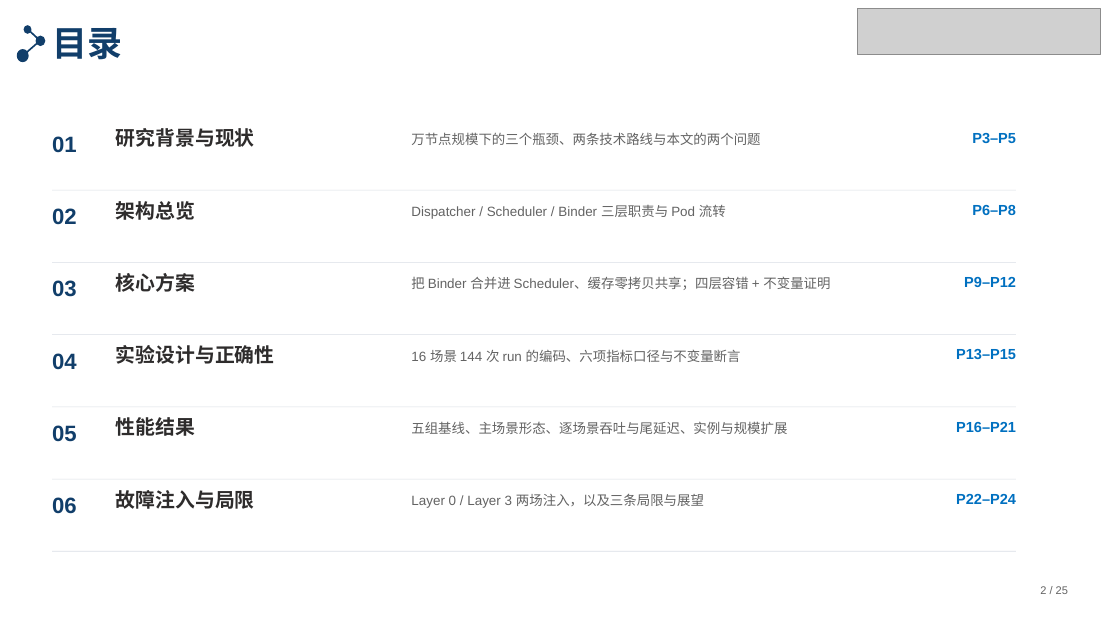
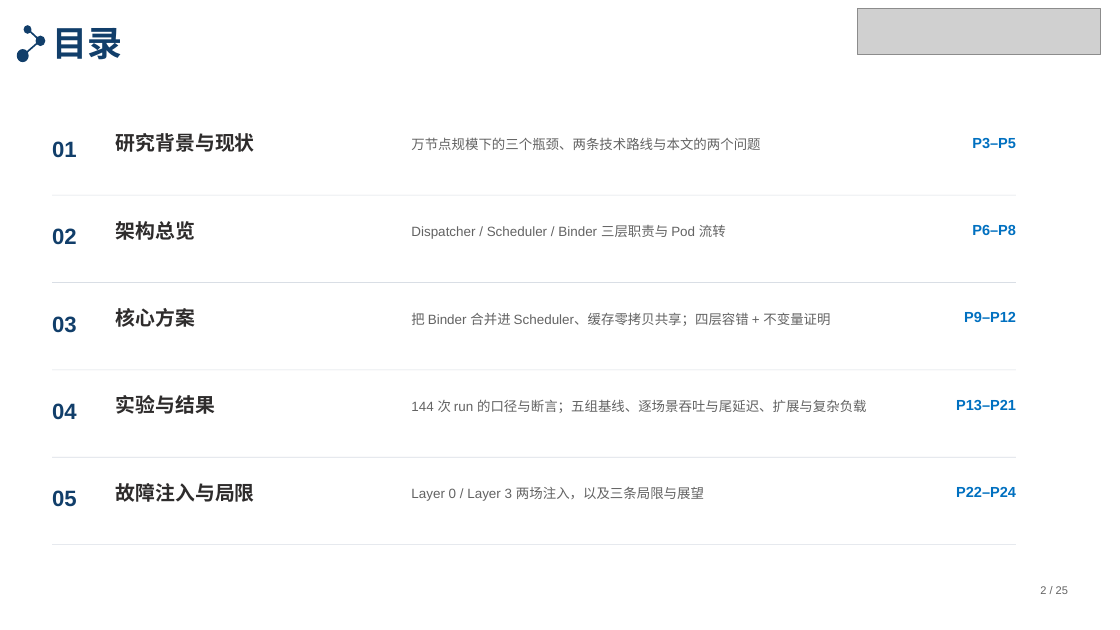
Before and after one commit to tengfei86/godel-scheduler, a slide deck: slide 2 of docs/thesis/defense/答辩PPT-北航模板版.pptx. Drawn at 1120x630 pixels with LibreOffice and Linux fonts; fonts in the diff are those of the drawing; grey boxes stand for pictures. Boxes give left, top, right and bottom in pixels: in the first picture for what was removed or moved away, otherwise in the second. Text is boxed around its words. In the diff, an @@ line names an element or a change of style, - is before the commit and + after.

Commit message:
feat(thesis): 目录第 04、05 项合并为「实验与结果」，目录由六条变五条
- 合并原 04「实验设计与正确性」（P13–P15）与 05「性能结果」（P16–P21）
  为 04「实验与结果」（P13–P21）
- 描述合并为：「144 次 run 的口径与断言；五组基线、逐场景吞吐与尾延迟、扩展与复杂负载」
- 原 06「故障注入与局限」顺延为 05
- 行距 0.86 → 1.04、起点 1.56，五行均匀铺满版心（末条分割线 6.54 in）
- 目录讲稿未变，全篇 4 797 字 ≈ 20.0 分钟

```diff
--- a/docs/thesis/defense/答辩PPT-北航模板版.pptx
+++ b/docs/thesis/defense/答辩PPT-北航模板版.pptx
@@ 4 texts moved together from (x1=52, y1=128, x2=1016, y2=153) to (x1=52, y1=133, x2=1016, y2=158) @@
@@ 4 texts, 1 rectangle moved together from (x1=52, y1=201, x2=1016, y2=263) to (x1=52, y1=221, x2=1016, y2=283) @@
@@ 4 texts, 1 rectangle moved together from (x1=52, y1=273, x2=1016, y2=335) to (x1=52, y1=308, x2=1016, y2=370) @@
@@ text "04" moved from (x1=52, y1=353, x2=77, y2=370) to (x1=52, y1=403, x2=77, y2=420) @@
@@ text at (x1=116, y1=395, x2=215, y2=414): text changed @@
-实验设计与正确性
+实验与结果
@@ text removed at (x1=116, y1=417, x2=195, y2=436) @@
-性能结果
@@ text at (x1=411, y1=399, x2=867, y2=413): text changed @@
-16 场景 144 次 run 的编码、六项指标口径与不变量断言
+144 次 run 的口径与断言；五组基线、逐场景吞吐与尾延迟、扩展与复杂负载
@@ text at (x1=956, y1=400, x2=1016, y2=410): text changed @@
-P13–P15
+P13–P21
@@ text removed at (x1=411, y1=422, x2=787, y2=434) @@
-五组基线、主场景形态、逐场景吞吐与尾延迟、实例与规模扩展
@@ text removed at (x1=956, y1=422, x2=1016, y2=432) @@
-P16–P21
@@ rectangle moved from (x1=52, y1=406, x2=1016, y2=407) to (x1=52, y1=457, x2=1016, y2=458) @@
@@ text "05" moved from (x1=52, y1=425, x2=77, y2=442) to (x1=52, y1=490, x2=77, y2=507) @@
@@ text removed at (x1=52, y1=497, x2=77, y2=514) @@
-06
@@ 3 texts moved together from (x1=116, y1=490, x2=1016, y2=509) to (x1=116, y1=483, x2=1016, y2=502) @@
@@ rectangle moved from (x1=52, y1=479, x2=1016, y2=479) to (x1=52, y1=544, x2=1016, y2=545) @@
@@ rectangle removed at (x1=52, y1=551, x2=1016, y2=552) @@
```
Also in this commit, not shown: 2 other files.
